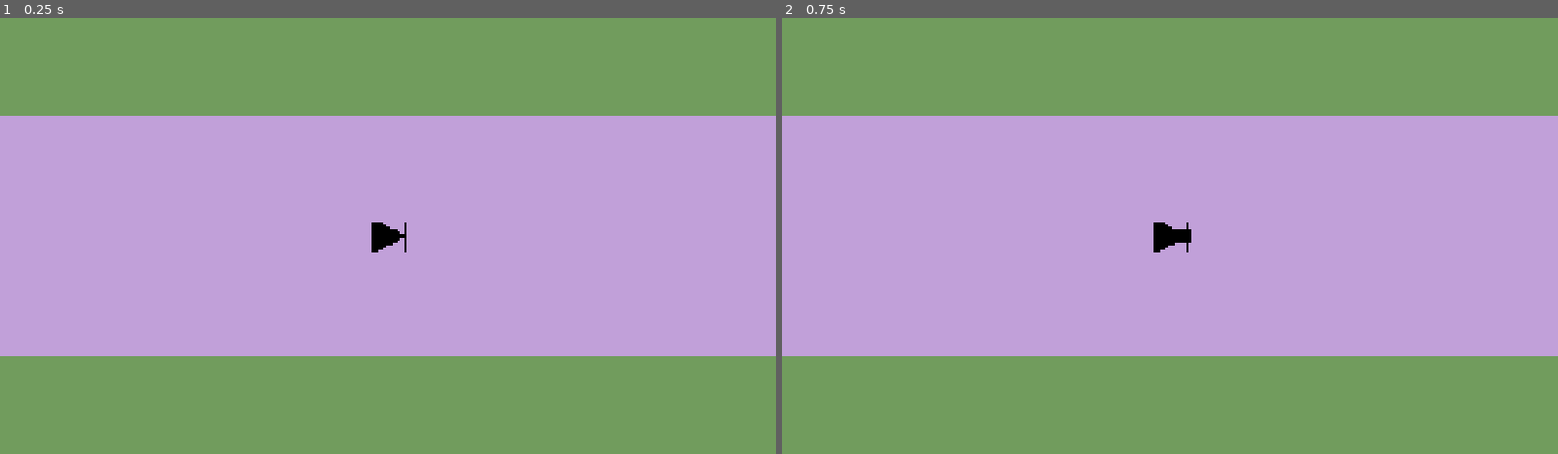
Above: before the commit, frames 1-2 (left to right).
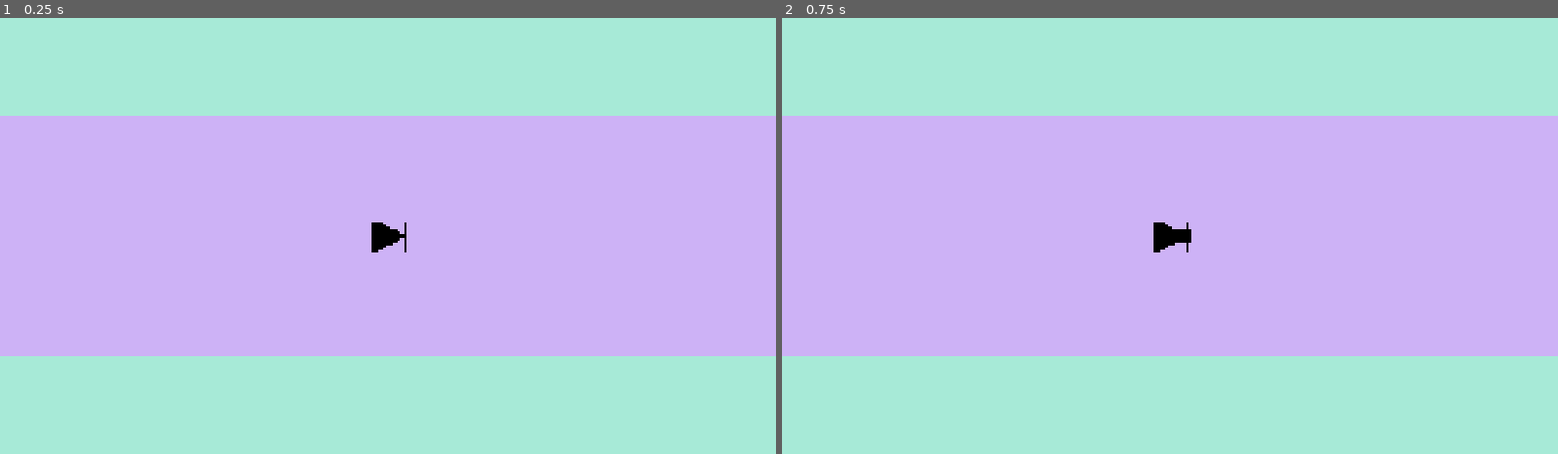
Above: after the commit, the same moments.

Repository: chorwat2137/haven-2026
Game: Godot game, scene res://scenes/main.tscn
Two runs of this game, one before a commit and one after it. Both use one fixed random seed, a clock stepped at 60 frames per second and the inputs below. This scene is started directly instead of the project's main scene.
Inputs:
- Up to frame 1 (0.25 s): no input
- Up to frame 2 (0.75 s): tap Enter (ui_accept) at 0.5 s; hold Right (ui_right) from 0.53 s (still down); tap Space (shoot) at 0.6 s

The runs differ from the first frame. In frame 1, 100% of the frame differs, in the area x 0-100%, y 0-100%; in frame 2, 100%.

Commit message:
Automatic sync

Diff:
--- a/scenes/spectrum.tscn
+++ b/scenes/spectrum.tscn
@@ -13,5 +13,5 @@
 [node name="ColorRect" type="ColorRect" parent="." unique_id=1297679371]
 offset_right = 1920.0
 offset_bottom = 1080.0
-color = Color(0.4432667, 0.61, 0.36600003, 1)
+color = Color(0.654902, 0.91764706, 0.84313726, 1)
 script = ExtResource("2_ehwwu")
